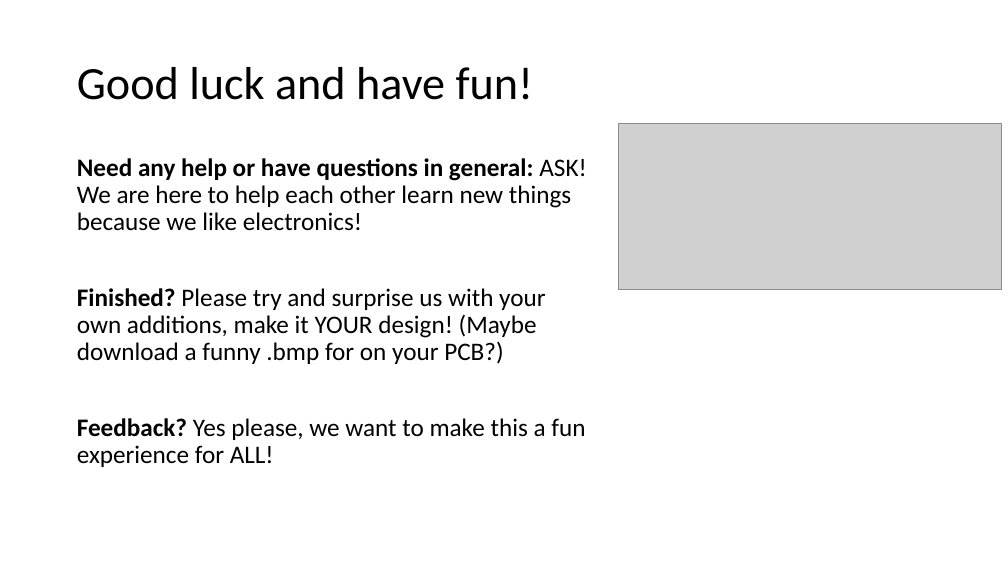
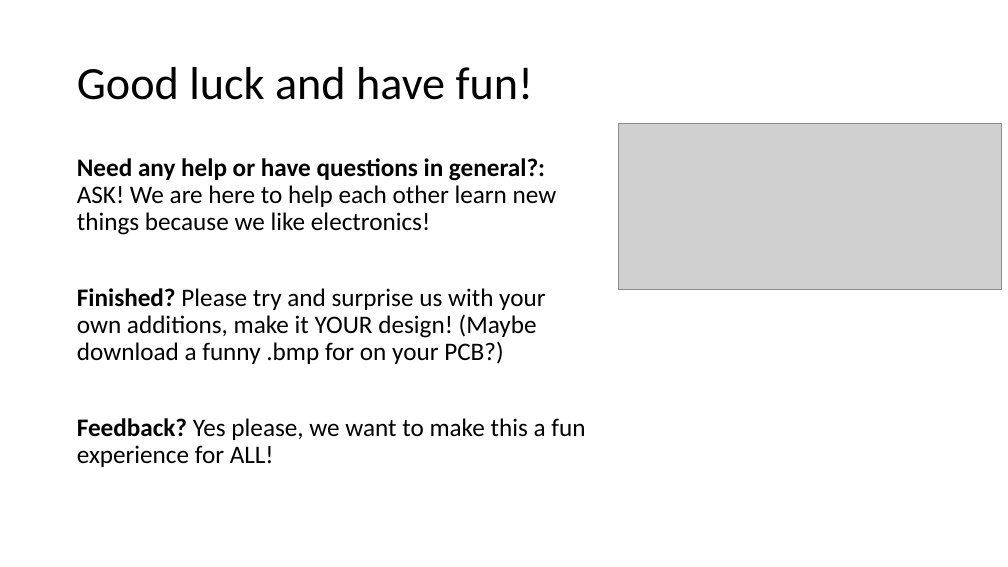
Before and after one commit to Casperdroid5/KiCad7-Workshop-ESE-day, a slide deck: slide 5 of Documents/Workshop Introductory presentation.pptx. Drawn at 1008x567 pixels with LibreOffice and Linux fonts; fonts in the diff are those of the drawing; grey boxes stand for pictures. Boxes give left, top, right and bottom in pixels: in the first picture for what was removed or moved away, otherwise in the second. Text is boxed around its words. In the diff, an @@ line names an element or a change of style, - is before the commit and + after.

Commit message:
minor textual improvement

```diff
--- a/Documents/Workshop Introductory presentation.pptx
+++ b/Documents/Workshop Introductory presentation.pptx
@@ text at [77, 158, 557, 235]: text changed @@
-Need any help or have questions in general: ASK! We are here to help each other learn new things because we like electronics!
+Need any help or have questions in general?: ASK! We are here to help each other learn new things because we like electronics!
```
